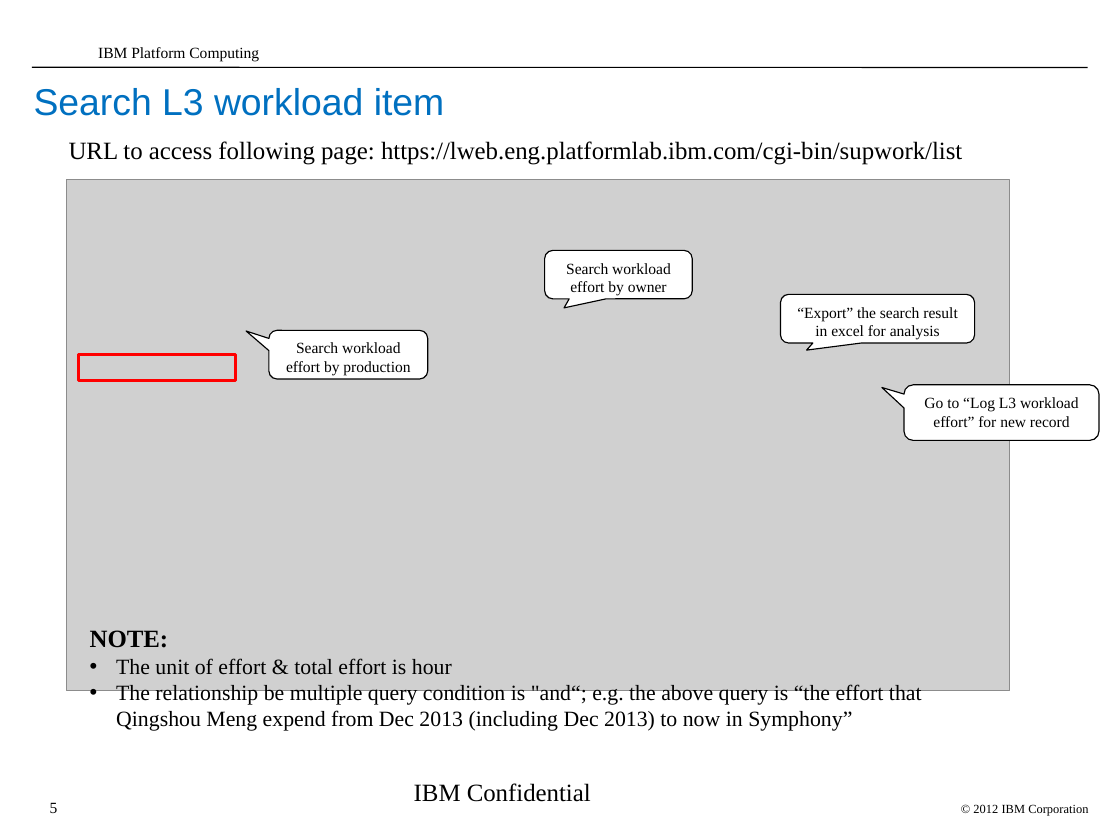
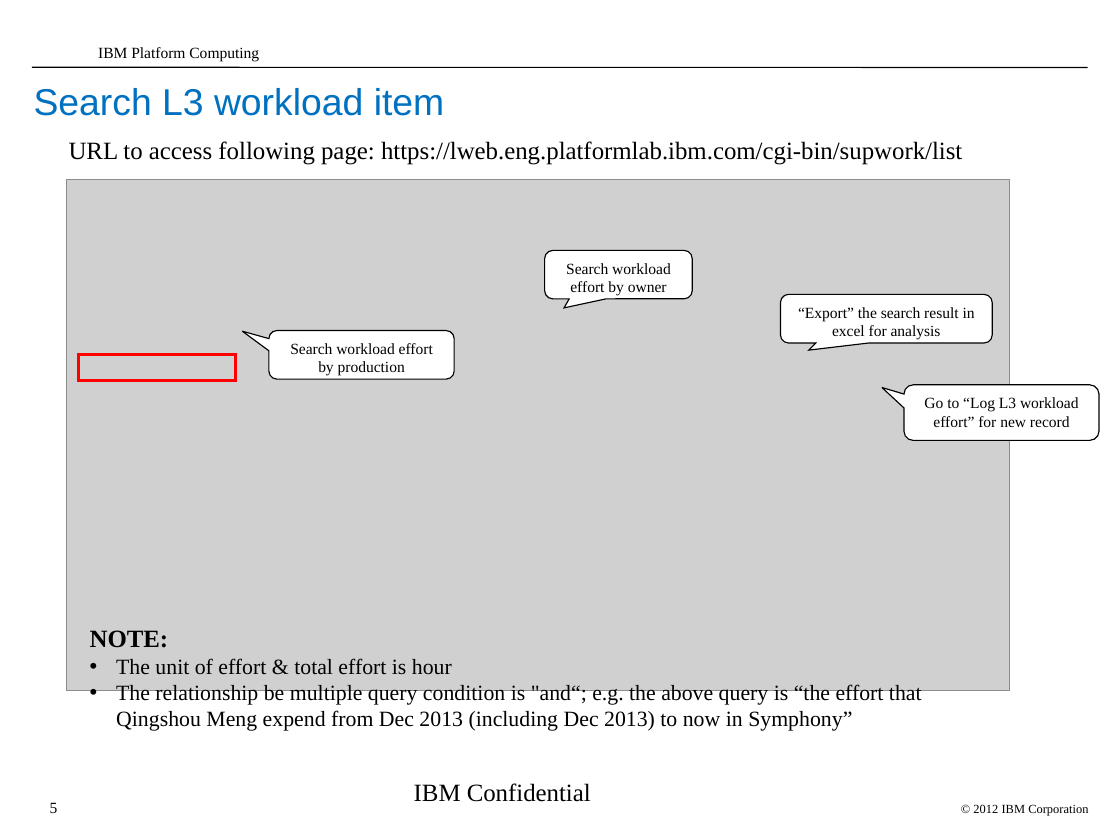
Before and after one commit to dma1982/algo, a slide deck: slide 5 of process/L3_workload_tracing_system_tutorial.ppt. Drawn at 1120x840 pixels with LibreOffice and Linux fonts; fonts in the diff are those of the drawing; grey boxes stand for pictures; background and template pictures are left out. Boxes give left, top, right and bottom in pixels: in the first picture for what was removed or moved away, otherwise in the second. Text is boxed around its words. In the diff, an @@ line names an element or a change of style, - is before the commit and + after.

```diff
--- a/process/L3_workload_tracing_system_tutorial.ppt
+++ b/process/L3_workload_tracing_system_tutorial.ppt
@@ rounded speech box "“Export” the search result in ...": place and size @@
-rounded speech box "“Export” the search result in ..." at [781,295,974,343]
+rounded speech box "“Export” the search result in ..." at [781,295,992,343]
@@ rounded speech box "Search workload effort by production": place and size @@
-rounded speech box "Search workload effort by production" at [269,330,428,379]
+rounded speech box "Search workload effort by production" at [269,330,454,379]
```
Also in this commit, not shown: 2 other slides changed, 2 slides added, 2 slides removed.
